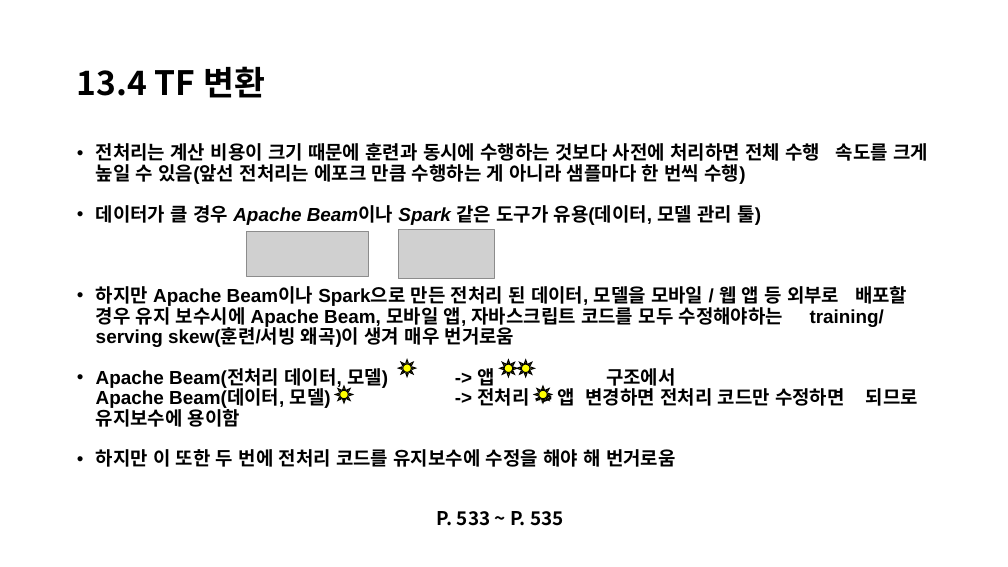
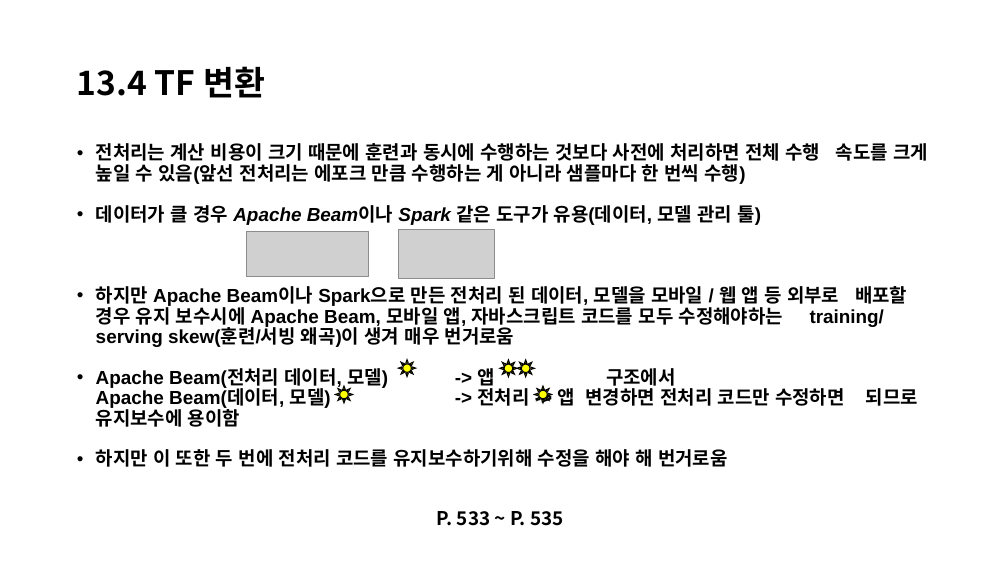
Before and after one commit to Yonghyeon-Choi/HandsOnML-StudyGroup, a slide deck: slide 2 of 13_loading_and_preprocessing_data/0824.pptx. Drawn at 1008x567 pixels with LibreOffice and Linux fonts; fonts in the diff are those of the drawing; grey boxes stand for pictures. Boxes give left, top, right and bottom in pixels: in the first picture for what was removed or moved away, otherwise in the second. Text is boxed around its words. In the diff, an @@ line names an element or a change of style, - is before the commit and + after.

```diff
--- a/13_loading_and_preprocessing_data/0824.pptx
+++ b/13_loading_and_preprocessing_data/0824.pptx
@@ text at bbox=[96, 449, 728, 467]: text changed @@
-• 하지만 이 또한 두 번에 전처리 코드를 유지보수에 수정을 해야 해 번거로움
+• 하지만 이 또한 두 번에 전처리 코드를 유지보수하기위해 수정을 해야 해 번거로움
```
Also in this commit, not shown: 2 other slides changed.
